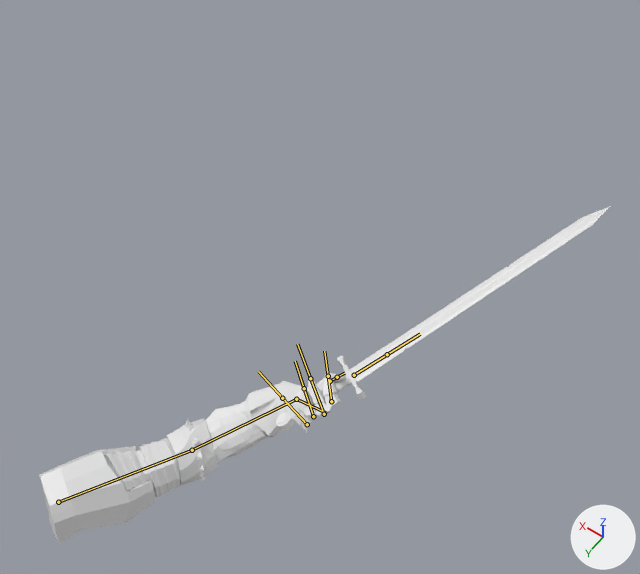
The FBX model Assets/Models/PlayerModels/PlayerSword/PlayerSword.fbx: old version first, new version second.
Camera for both pictures: a 50 mm camera at (-5.91, 3.92, 11.01) aimed at (-1.24, -2.61, 0.73). The lights are fixed; the arrows at lower right show +X, +Y and +Z. Both versions are drawn at frame 13 of the action 'SwordSweep'; the numbers are the values there. The bones that bend it are drawn over the model as lines.

Names of what the first picture shows: 'ArmArmoredLow.002', 'ArmArmoredLow.003'.
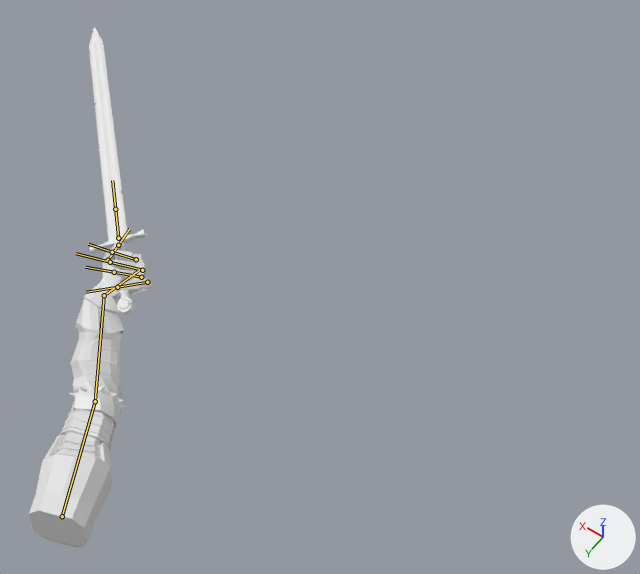
Edits to the bpy script that builds the scene:
```text
Change bone_upperarm:
    where bone_upperarm = bpy.data.objects['SwordBones'].pose.bones['UpperArm']
    bone_upperarm.location: (-0.036, 0.096, 0.091) -> (-0.049, 0.111, 0.458)
    bone_upperarm.rotation_quaternion: (0.938, 0.032, 0.076, 0.336) -> (0.991, 0.014, 0.047, -0.124)  # degrees (6, 7, 40) -> degrees (1, 6, -14)
Change bone_forearm:
    where bone_forearm = bpy.data.objects['SwordBones'].pose.bones['ForeArm']  # child of 'UpperArm'
    bone_forearm.rotation_quaternion: (0.839, -0.252, -0.483, -0.015) -> (0.824, -0.296, -0.448, -0.181)  # degrees (-45, -55, 22) -> degrees (-38, -58, -3)
Change bone_forearm_001:
    where bone_forearm_001 = bpy.data.objects['SwordBones'].pose.bones['ForeArm.001']  # child of 'ForeArm'
    bone_forearm_001.rotation_quaternion: (0.759, 0.418, -0.489, 0.097) -> (0.768, 0.397, -0.502, 0.022)  # degrees (72, -55, -28) -> degrees (73, -52, -36)
Change bone_pinky2:
    where bone_pinky2 = bpy.data.objects['SwordBones'].pose.bones['Pinky2']  # child of 'ForeArm.001'
    bone_pinky2.location: (0.029, 0.276, -0.023) -> (0.026, 0.252, -0.02)
    bone_pinky2.rotation_quaternion: (-0.506, -0.3, -0.02, -0.809) -> (-0.426, -0.314, -0.021, -0.848)  # degrees (22, -28, 110) -> degrees (21, -31, 121)
Change bone_forearm_002:
    where bone_forearm_002 = bpy.data.objects['SwordBones'].pose.bones['ForeArm.002']  # child of 'ForeArm.001'
    bone_forearm_002.rotation_quaternion: (0.721, 0.129, 0.664, 0.149) -> (0.756, 0.123, 0.633, 0.112)  # degrees (78, 67, 79) -> degrees (63, 68, 62)
```

Boxes (x1, y1, x2, y2) around the edits, measured in the pictures (640 x 574 px):
'ArmArmoredLow.002', posed (60% narrower, 78% taller)
    before: (39, 372, 346, 544)
    after: (29, 241, 152, 548)
'ArmArmoredLow.003', posed (82% narrower, 27% taller)
    before: (276, 206, 610, 431)
    after: (89, 27, 147, 314)
bone 'UpperArm', root to tip
    before: (58, 502) to (192, 450)
    after: (62, 516) to (95, 401)
bone 'ForeArm', root to tip
    before: (192, 450) to (296, 399)
    after: (95, 401) to (104, 295)
bone 'ForeArm.001', root to tip
    before: (296, 399) to (325, 412)
    after: (104, 295) to (141, 269)
bone 'Pinky2', root to tip
    before: (307, 424) to (282, 398)
    after: (147, 282) to (117, 287)
bone 'ForeArm.002', root to tip
    before: (354, 375) to (387, 354)
    after: (118, 238) to (115, 209)
